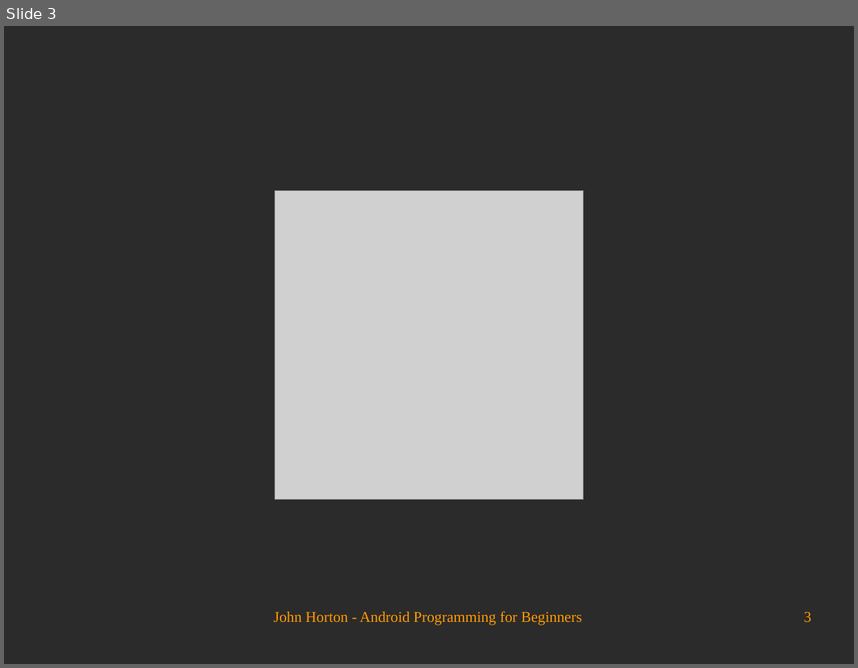
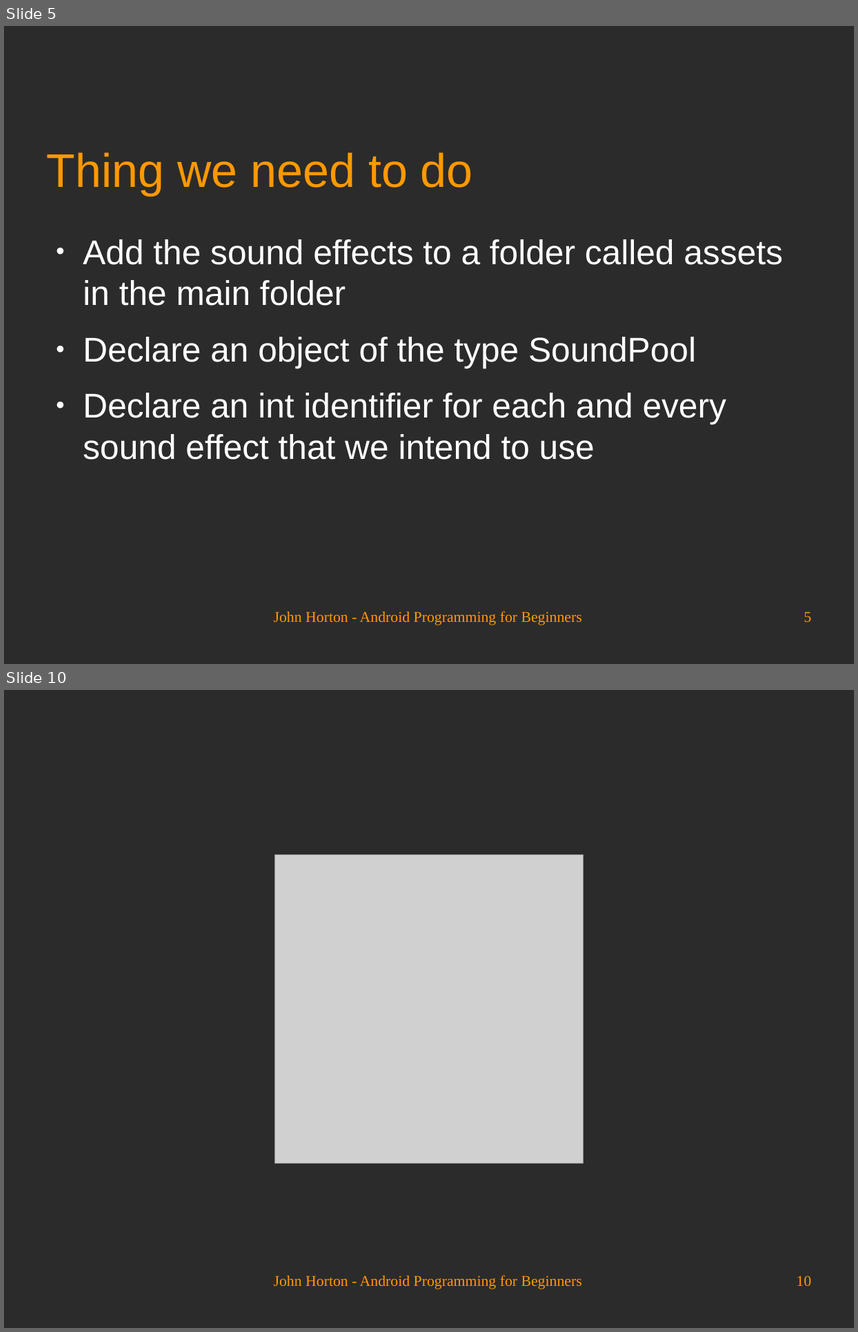
Before and after one commit to Academy-Soft-Intellect/Android-Programming-for-Beginners, a slide deck: 17_Sound_FX_and_Supporting_Different_Versions_of_Android.odp. Shown one above the other, each under a label of ours: slide 3 before the commit, slides 5 and 10 after it; the slides between them are not shown. The pictures are 858x668 and 858x1332 pixels, drawn with LibreOffice and Linux fonts; fonts in the diff are those of the drawing; grey boxes stand for pictures; background and template pictures are left out; a plain dark background stands for a picture behind light text. Boxes give left, top, right and bottom in pixels: in the first picture for what was removed or moved away, otherwise in the second. Text is boxed around its words. In the diff, an @@ line names an element or a change of style, - is before the commit and + after.

```diff
--- a/17_Sound_FX_and_Supporting_Different_Versions_of_Android.odp
+++ b/17_Sound_FX_and_Supporting_Different_Versions_of_Android.odp
@@ slide 5 added at (4,26,854,664), background picture (left out) @@
@@ title added at (47,152,473,196), 44 pt, text #FF9900 @@
+Thing we need to do
@@ text added at (83,239,783,459), 32 pt, text #FFFFFF @@
+● Add the sound effects to a folder called assets in the main folder
+● Declare an object of the type SoundPool
+● Declare an int identifier for each and every sound effect that we intend to use
@@ text added at (274,610,582,625), 14 pt, text #FF9900 @@
+John Horton - Android Programming for Beginners
@@ page number added at (804,611,811,622), 14 pt, text #FF9900 @@
+5
@@ what was slide 3 is now slide 10 @@
@@ page number at (796,1275,811,1285): text changed @@
-3
+10
```
Also in this commit, not shown: 2 slides changed, 6 other slides added.
